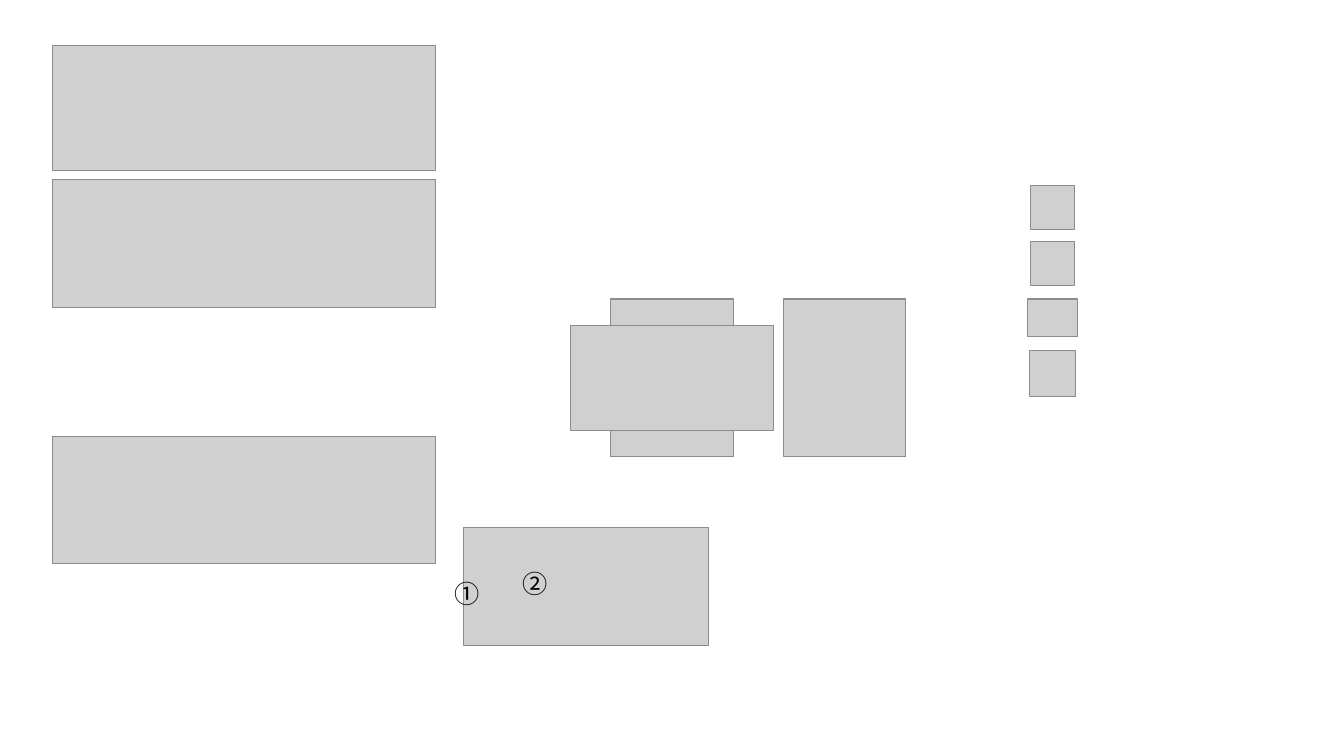
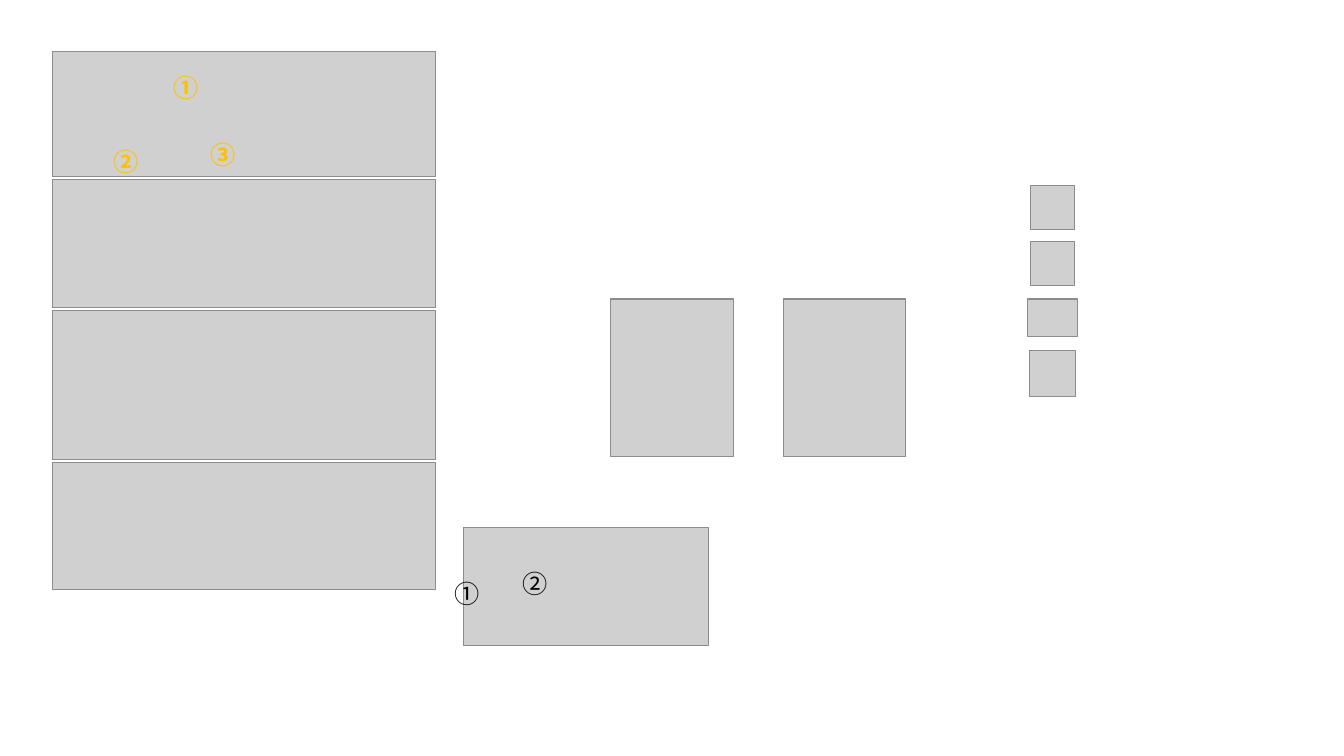
Before and after one commit to KeisukeSugita/Seat-monitoring-system, a slide deck: slide 9 of doc/図/図原本.pptx. Drawn at 1344x756 pixels with LibreOffice and Linux fonts; fonts in the diff are those of the drawing; grey boxes stand for pictures; background and template pictures are left out. Boxes give left, top, right and bottom in pixels: in the first picture for what was removed or moved away, otherwise in the second. Text is boxed around its words. In the diff, an @@ line names an element or a change of style, - is before the commit and + after.

```diff
--- a/doc/図/図原本.pptx
+++ b/doc/図/図原本.pptx
@@ picture: place and size @@
-picture at (52,45,437,170)
+picture at (52,51,437,176)
@@ text added at (173,75,198,100), 18 pt, text #FFC000, bold @@
+①
@@ text added at (113,149,138,177), 18 pt, text #FFC000, bold @@
+②
@@ text added at (210,142,235,167), 18 pt, text #FFC000, bold @@
+③
@@ picture added at (52,311,437,460) @@
@@ picture removed at (571,326,773,431) @@
@@ picture: place and size @@
-picture at (52,437,437,564)
+picture at (52,463,437,590)
```
Also in this commit, not shown: 5 other files.
